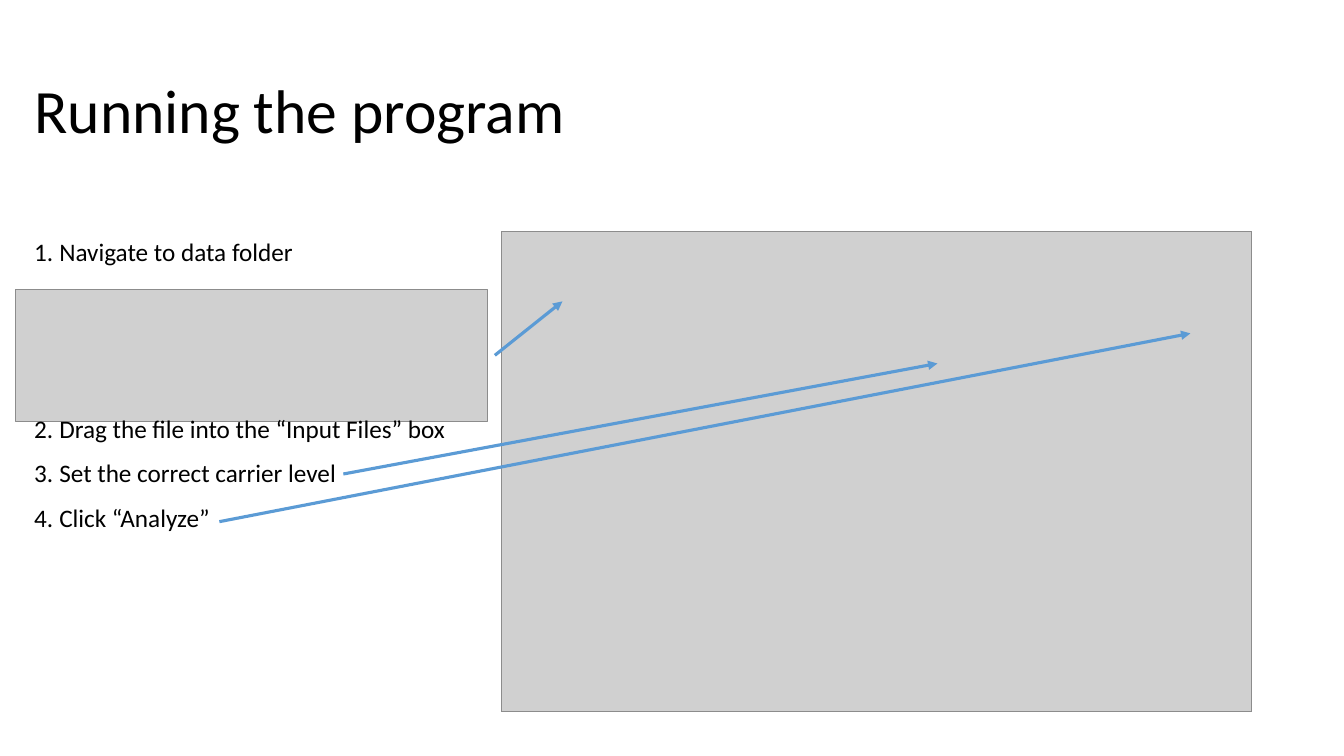
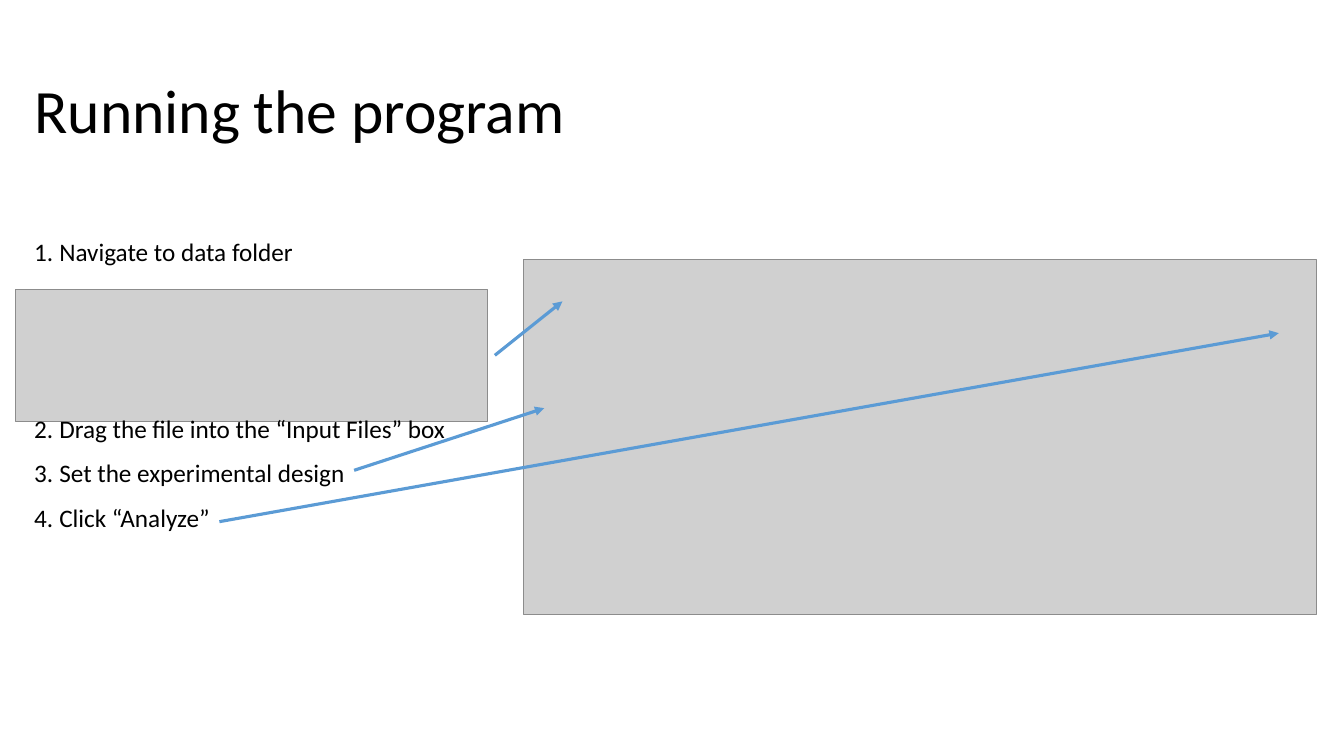
Before and after one commit to scp-ms/SCPCompanion, a slide deck: slide 4 of GettingStarted/UsingSCPCompanion.pptx. Drawn at 1344x756 pixels with LibreOffice and Linux fonts; fonts in the diff are those of the drawing; grey boxes stand for pictures. Boxes give left, top, right and bottom in pixels: in the first picture for what was removed or moved away, otherwise in the second. Text is boxed around its words. In the diff, an @@ line names an element or a change of style, - is before the commit and + after.

```diff
--- a/GettingStarted/UsingSCPCompanion.pptx
+++ b/GettingStarted/UsingSCPCompanion.pptx
@@ picture removed at (501, 232, 1251, 712) @@
@@ picture: place and size @@
-picture at (502, 232, 1252, 712)
+picture at (523, 260, 1318, 615)
@@ arrow moved from (220, 522) - (1191, 334) to (220, 522) - (1279, 334) @@
@@ arrow moved from (344, 474) - (938, 364) to (354, 471) - (544, 408) @@
@@ text at (59, 464, 344, 487): text changed @@
-3. Set the correct carrier level
+3. Set the experimental design
```
Also in this commit, not shown: 1 other slide changed.
